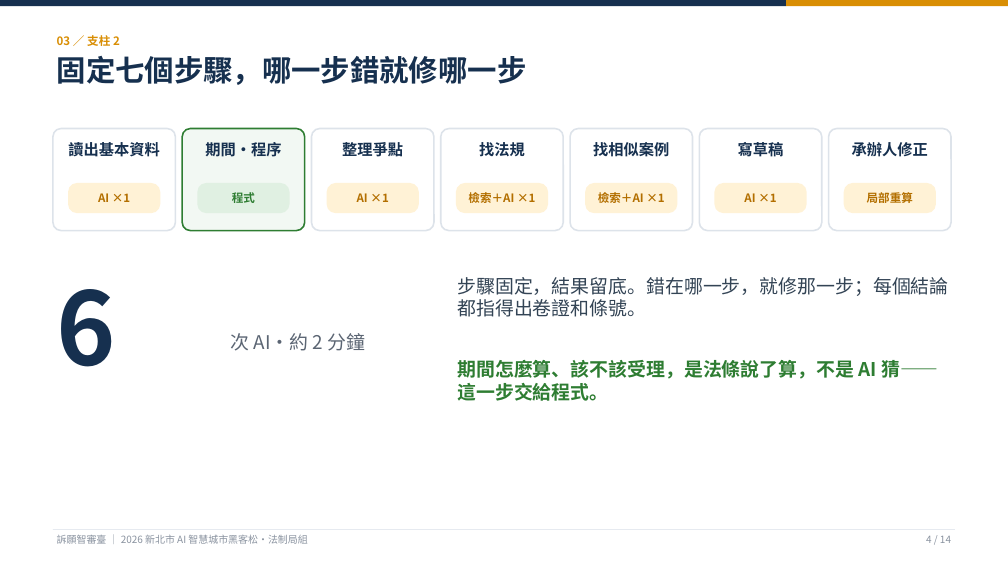
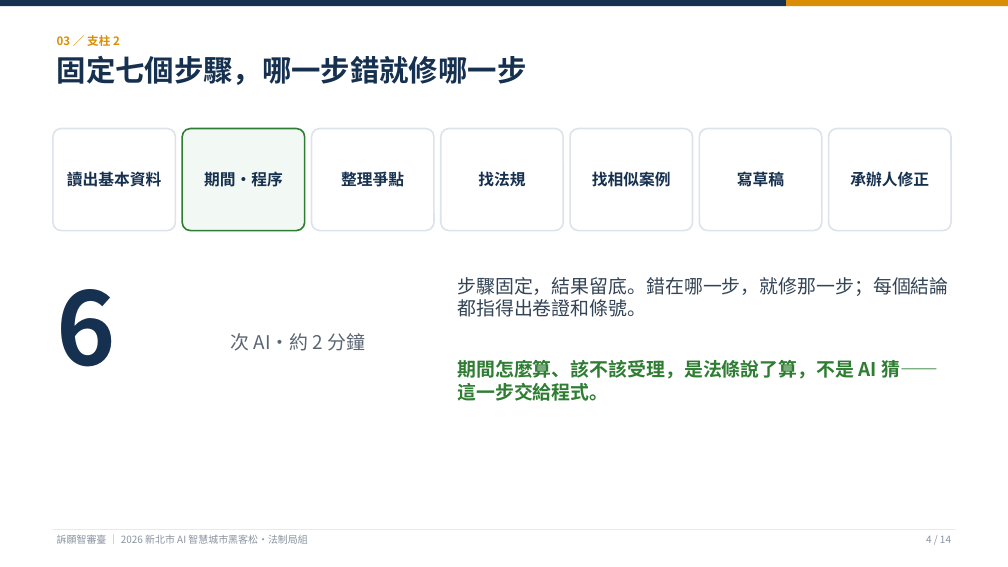
Before and after one commit to KevinMursh/hackathon_wisxxxx, a slide deck: slide 4 of docs/提案/提案簡報-訴願智審臺.pptx. Drawn at 1008x567 pixels with LibreOffice and Linux fonts; fonts in the diff are those of the drawing. Boxes give left, top, right and bottom in pixels: in the first picture for what was removed or moved away, otherwise in the second. Text is boxed around its words. In the diff, an @@ line names an element or a change of style, - is before the commit and + after.

```diff
--- a/docs/提案/提案簡報-訴願智審臺.pptx
+++ b/docs/提案/提案簡報-訴願智審臺.pptx
@@ text "讀出基本資料" moved from (x1=68, y1=142, x2=159, y2=157) to (x1=67, y1=171, x2=161, y2=187) @@
@@ text "期間・程序" moved from (x1=205, y1=142, x2=281, y2=157) to (x1=204, y1=171, x2=283, y2=187) @@
@@ text "整理爭點" moved from (x1=342, y1=139, x2=403, y2=159) to (x1=341, y1=170, x2=404, y2=191) @@
@@ text "找法規" moved from (x1=479, y1=142, x2=525, y2=156) to (x1=478, y1=171, x2=525, y2=187) @@
@@ text "找相似案例" moved from (x1=593, y1=142, x2=669, y2=156) to (x1=592, y1=171, x2=671, y2=187) @@
@@ text "寫草稿" moved from (x1=738, y1=139, x2=784, y2=159) to (x1=737, y1=170, x2=784, y2=191) @@
@@ size 14.5 to 15 pt; vertical alignment top to middle in 7 elements at (x1=67, y1=171, x2=161, y2=187), (x1=204, y1=171, x2=283, y2=187), (x1=341, y1=170, x2=404, y2=191), (x1=478, y1=171, x2=525, y2=187), (x1=592, y1=171, x2=671, y2=187), (x1=737, y1=170, x2=784, y2=191), (x1=850, y1=171, x2=929, y2=187) @@
@@ text "承辦人修正" moved from (x1=852, y1=142, x2=928, y2=157) to (x1=850, y1=171, x2=929, y2=187) @@
@@ rounded rectangle removed at (x1=68, y1=183, x2=160, y2=213) @@
@@ text removed at (x1=98, y1=193, x2=130, y2=202) @@
-AI ×1
@@ rounded rectangle removed at (x1=197, y1=183, x2=290, y2=213) @@
@@ text removed at (x1=232, y1=192, x2=255, y2=203) @@
-程式
@@ rounded rectangle removed at (x1=327, y1=183, x2=419, y2=213) @@
@@ text removed at (x1=357, y1=193, x2=388, y2=202) @@
-AI ×1
@@ rounded rectangle removed at (x1=456, y1=183, x2=548, y2=213) @@
@@ text removed at (x1=468, y1=192, x2=535, y2=203) @@
-檢索＋AI ×1
@@ rounded rectangle removed at (x1=585, y1=183, x2=678, y2=213) @@
@@ text removed at (x1=598, y1=192, x2=664, y2=203) @@
-檢索＋AI ×1
@@ rounded rectangle removed at (x1=715, y1=183, x2=807, y2=213) @@
@@ text removed at (x1=744, y1=193, x2=776, y2=202) @@
-AI ×1
@@ rounded rectangle removed at (x1=844, y1=183, x2=936, y2=213) @@
@@ text removed at (x1=867, y1=190, x2=913, y2=206) @@
-局部重算
```
Also in this commit, not shown: 2 other slides changed, 1 slide added, 1 slide removed, 3 other files.
